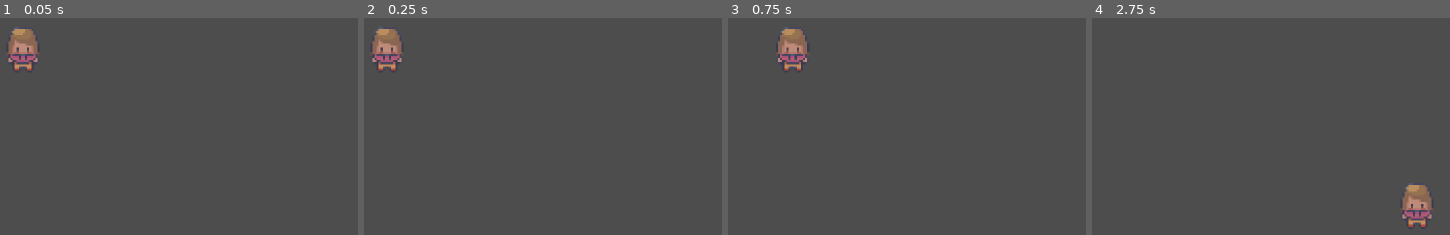
Above: before the commit, frames 1-4 (left to right).
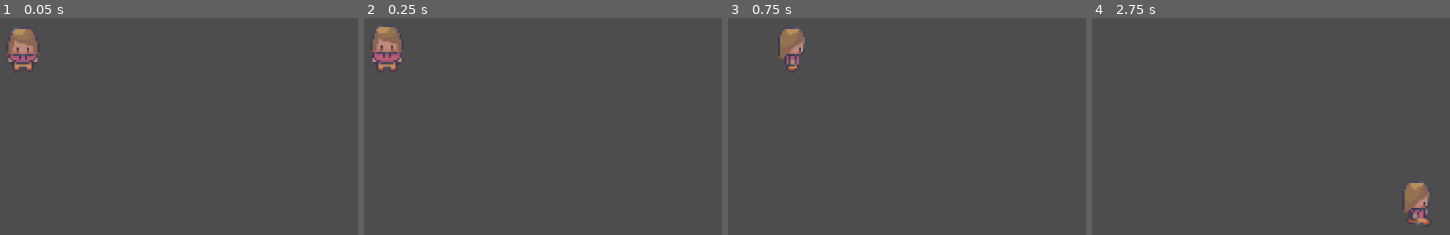
Above: after the commit, the same moments.

Repository: j-seaa/wakeup2
Game: Godot game, scene res://Levels/game_level.tscn
The game is run twice, just before and just after one commit, with the same random seed, the same clock (stepped at 60 frames per second) and the same inputs.
Inputs:
- Up to frame 1 (0.05 s): no input
- Up to frame 2 (0.25 s): no input
- Up to frame 3 (0.75 s): tap Enter at 0.5 s; hold D (right) from 0.53 s (still down)
- Up to frame 4 (2.75 s): release D (right) at 1.28 s; hold S (down) 1.28-2.03 s; hold D (right) from 2.03 s (still down)

Frame 1 is identical in both runs. In frame 2, 0.4% of the frame differs, in the area x 1-11%, y 3-20%; in frame 3, 0.7%; in frame 4, 0.9%, in the area x 86-96%, y 75-97%.

Commit message:
character walking now

Diff:
--- a/Character/Player.tscn
+++ b/Character/Player.tscn
@@ -382,224 +382,8 @@
 "speed": 10.0
 }]
 
-[sub_resource type="Animation" id="Animation_d7ts2"]
-resource_name = "STATE_walk_down"
-length = 0.4
-loop_mode = 1
-tracks/0/type = "value"
-tracks/0/imported = false
-tracks/0/enabled = true
-tracks/0/path = NodePath(".:frame")
-tracks/0/interp = 0
-tracks/0/loop_wrap = true
-tracks/0/keys = {
-"times": PackedFloat32Array(0, 0.0666667, 0.133333, 0.2, 0.266667, 0.333333, 0.4),
-"transitions": PackedFloat32Array(1, 1, 1, 1, 1, 1, 1),
-"update": 0,
-"values": [0, 1, 2, 3, 3, 4, 5]
-}
-
-[sub_resource type="Animation" id="Animation_fyvxp"]
-length = 0.001
-
-[sub_resource type="Animation" id="Animation_untlu"]
-resource_name = "STATE_walk_up"
-length = 0.4
-loop_mode = 1
-tracks/0/type = "value"
-tracks/0/imported = false
-tracks/0/enabled = true
-tracks/0/path = NodePath(".:frame")
-tracks/0/interp = 0
-tracks/0/loop_wrap = true
-tracks/0/keys = {
-"times": PackedFloat32Array(0, 0.0666667, 0.133333, 0.2, 0.266667, 0.333333, 0.4),
-"transitions": PackedFloat32Array(1, 1, 1, 1, 1, 1, 1),
-"update": 0,
-"values": [0, 1, 2, 3, 3, 4, 5]
-}
-
-[sub_resource type="Animation" id="Animation_67r0d"]
-resource_name = "STATE_walk_right"
-length = 0.4
-loop_mode = 1
-tracks/0/type = "value"
-tracks/0/imported = false
-tracks/0/enabled = true
-tracks/0/path = NodePath(".:frame")
-tracks/0/interp = 0
-tracks/0/loop_wrap = true
-tracks/0/keys = {
-"times": PackedFloat32Array(0, 0.0666667, 0.133333, 0.2, 0.266667, 0.333333, 0.4),
-"transitions": PackedFloat32Array(1, 1, 1, 1, 1, 1, 1),
-"update": 0,
-"values": [0, 1, 2, 3, 3, 4, 5]
-}
-
-[sub_resource type="Animation" id="Animation_7vluc"]
-resource_name = "STATE_walk_left"
-length = 0.4
-loop_mode = 1
-tracks/0/type = "value"
-tracks/0/imported = false
-tracks/0/enabled = true
-tracks/0/path = NodePath(".:frame")
-tracks/0/interp = 0
-tracks/0/loop_wrap = true
-tracks/0/keys = {
-"times": PackedFloat32Array(0, 0.0666667, 0.133333, 0.2, 0.266667, 0.333333, 0.4),
-"transitions": PackedFloat32Array(1, 1, 1, 1, 1, 1, 1),
-"update": 0,
-"values": [0, 1, 2, 3, 3, 4, 5]
-}
-
-[sub_resource type="Animation" id="Animation_ip21h"]
-resource_name = "STATE_idle_left"
-length = 0.4
-loop_mode = 1
-tracks/0/type = "value"
-tracks/0/imported = false
-tracks/0/enabled = true
-tracks/0/path = NodePath(".:frame")
-tracks/0/interp = 0
-tracks/0/loop_wrap = true
-tracks/0/keys = {
-"times": PackedFloat32Array(0, 0.0666667, 0.133333, 0.2, 0.266667, 0.333333, 0.4),
-"transitions": PackedFloat32Array(1, 1, 1, 1, 1, 1, 1),
-"update": 0,
-"values": [0, 1, 2, 3, 3, 4, 5]
-}
-
-[sub_resource type="Animation" id="Animation_jcnj2"]
-resource_name = "STATE_idle_right"
-length = 0.4
-loop_mode = 1
-tracks/0/type = "value"
-tracks/0/imported = false
-tracks/0/enabled = true
-tracks/0/path = NodePath(".:frame")
-tracks/0/interp = 0
-tracks/0/loop_wrap = true
-tracks/0/keys = {
-"times": PackedFloat32Array(0, 0.0666667, 0.133333, 0.2, 0.266667, 0.333333, 0.4),
-"transitions": PackedFloat32Array(1, 1, 1, 1, 1, 1, 1),
-"update": 0,
-"values": [0, 1, 2, 3, 3, 4, 5]
-}
-
-[sub_resource type="Animation" id="Animation_710mb"]
-resource_name = "STATE_idle_up"
-length = 0.4
-loop_mode = 1
-tracks/0/type = "value"
-tracks/0/imported = false
-tracks/0/enabled = true
-tracks/0/path = NodePath(".:frame")
-tracks/0/interp = 0
-tracks/0/loop_wrap = true
-tracks/0/keys = {
-"times": PackedFloat32Array(0, 0.0666667, 0.133333, 0.2, 0.266667, 0.333333, 0.4),
-"transitions": PackedFloat32Array(1, 1, 1, 1, 1, 1, 1),
-"update": 0,
-"values": [0, 1, 2, 3, 3, 4, 5]
-}
-
-[sub_resource type="Animation" id="Animation_5ddsa"]
-resource_name = "STATE_idle_down"
-length = 0.4
-loop_mode = 1
-tracks/0/type = "value"
-tracks/0/imported = false
-tracks/0/enabled = true
-tracks/0/path = NodePath(".:frame")
-tracks/0/interp = 0
-tracks/0/loop_wrap = true
-tracks/0/keys = {
-"times": PackedFloat32Array(0, 0.0666667, 0.133333, 0.2, 0.266667, 0.333333, 0.4),
-"transitions": PackedFloat32Array(1, 1, 1, 1, 1, 1, 1),
-"update": 0,
-"values": [0, 1, 2, 3, 3, 4, 5]
-}
-
-[sub_resource type="AnimationLibrary" id="AnimationLibrary_nkg0q"]
-_data = {
-&"RESET": SubResource("Animation_fyvxp"),
-&"STATE_idle_down": SubResource("Animation_5ddsa"),
-&"STATE_idle_left": SubResource("Animation_ip21h"),
-&"STATE_idle_right": SubResource("Animation_jcnj2"),
-&"STATE_idle_up": SubResource("Animation_710mb"),
-&"STATE_walk_down": SubResource("Animation_d7ts2"),
-&"STATE_walk_left": SubResource("Animation_7vluc"),
-&"STATE_walk_right": SubResource("Animation_67r0d"),
-&"STATE_walk_up": SubResource("Animation_untlu")
-}
-
 [sub_resource type="CircleShape2D" id="CircleShape2D_0gqio"]
 radius = 6.0
-
-[sub_resource type="AnimationNodeAnimation" id="AnimationNodeAnimation_65obu"]
-animation = &"STATE_idle_down"
-
-[sub_resource type="AnimationNodeAnimation" id="AnimationNodeAnimation_j0hsn"]
-animation = &"STATE_idle_up"
-
-[sub_resource type="AnimationNodeAnimation" id="AnimationNodeAnimation_1mfjq"]
-animation = &"STATE_idle_left"
-
-[sub_resource type="AnimationNodeAnimation" id="AnimationNodeAnimation_oxunh"]
-animation = &"STATE_idle_right"
-
-[sub_resource type="AnimationNodeBlendSpace2D" id="AnimationNodeBlendSpace2D_ipan7"]
-blend_point_0/node = SubResource("AnimationNodeAnimation_65obu")
-blend_point_0/pos = Vector2(0, 1.1)
-blend_point_1/node = SubResource("AnimationNodeAnimation_j0hsn")
-blend_point_1/pos = Vector2(0, -1)
-blend_point_2/node = SubResource("AnimationNodeAnimation_1mfjq")
-blend_point_2/pos = Vector2(-1, 0)
-blend_point_3/node = SubResource("AnimationNodeAnimation_oxunh")
-blend_point_3/pos = Vector2(1, 0)
-min_space = Vector2(-1, -1.1)
-max_space = Vector2(1, 1.1)
-
-[sub_resource type="AnimationNodeAnimation" id="AnimationNodeAnimation_ra8ds"]
-animation = &"STATE_walk_down"
-
-[sub_resource type="AnimationNodeAnimation" id="AnimationNodeAnimation_8i42s"]
-animation = &"STATE_walk_up"
-
-[sub_resource type="AnimationNodeAnimation" id="AnimationNodeAnimation_jpmuo"]
-animation = &"STATE_walk_left"
-
-[sub_resource type="AnimationNodeAnimation" id="AnimationNodeAnimation_hhpu1"]
-animation = &"STATE_walk_right"
-
-[sub_resource type="AnimationNodeBlendSpace2D" id="AnimationNodeBlendSpace2D_m1h0x"]
-blend_point_0/node = SubResource("AnimationNodeAnimation_ra8ds")
-blend_point_0/pos = Vector2(0, 1.1)
-blend_point_1/node = SubResource("AnimationNodeAnimation_8i42s")
-blend_point_1/pos = Vector2(0, -1.1)
-blend_point_2/node = SubResource("AnimationNodeAnimation_jpmuo")
-blend_point_2/pos = Vector2(-1, 0)
-blend_point_3/node = SubResource("AnimationNodeAnimation_hhpu1")
-blend_point_3/pos = Vector2(1, 0)
-min_space = Vector2(-1, -1.1)
-max_space = Vector2(1, 1.1)
-
-[sub_resource type="AnimationNodeStateMachineTransition" id="AnimationNodeStateMachineTransition_gloff"]
-advance_mode = 2
-
-[sub_resource type="AnimationNodeStateMachineTransition" id="AnimationNodeStateMachineTransition_fe3y6"]
-advance_mode = 2
-
-[sub_resource type="AnimationNodeStateMachineTransition" id="AnimationNodeStateMachineTransition_kbgrb"]
-advance_mode = 2
-
-[sub_resource type="AnimationNodeStateMachine" id="AnimationNodeStateMachine_wata2"]
-states/idle/node = SubResource("AnimationNodeBlendSpace2D_ipan7")
-states/idle/position = Vector2(334.667, 100.139)
-states/walk/node = SubResource("AnimationNodeBlendSpace2D_m1h0x")
-states/walk/position = Vector2(514.667, 98)
-transitions = ["idle", "walk", SubResource("AnimationNodeStateMachineTransition_gloff"), "walk", "idle", SubResource("AnimationNodeStateMachineTransition_fe3y6"), "Start", "idle", SubResource("AnimationNodeStateMachineTransition_kbgrb")]
 
 [node name="Player" type="CharacterBody2D"]
 script = ExtResource("1_schp4")
@@ -610,18 +394,6 @@
 animation = &"idle_down"
 autoplay = "idle_down"
 
-[node name="AnimationPlayer" type="AnimationPlayer" parent="AnimatedSprite2D"]
-libraries = {
-&"": SubResource("AnimationLibrary_nkg0q")
-}
-
 [node name="CollisionShape2D" type="CollisionShape2D" parent="."]
 position = Vector2(0, -8)
 shape = SubResource("CircleShape2D_0gqio")
-
-[node name="AnimationTree" type="AnimationTree" parent="."]
-root_node = NodePath("../AnimatedSprite2D")
-tree_root = SubResource("AnimationNodeStateMachine_wata2")
-anim_player = NodePath("../AnimatedSprite2D/AnimationPlayer")
-parameters/idle/blend_position = Vector2(0, 0)
-parameters/walk/blend_position = Vector2(0, 0)
--- a/Character/player.gd
+++ b/Character/player.gd
@@ -1,6 +1,9 @@
 extends CharacterBody2D
 
 @export var move_speed : float = 100
+@onready var sprite = $AnimatedSprite2D  # Reference to the sprite
+
+var last_direction = "down"  # Remember last direction faced
 
 func _physics_process(_delta):
 	#Get input direction
@@ -9,6 +12,27 @@
 		Input.get_action_strength("down") - Input.get_action_strength("up")
 	)
 
+	# Normalize for diagonal movement
+	if input_direction != Vector2.ZERO:
+		input_direction = input_direction.normalized()
+
+		# Update animations
+	if input_direction == Vector2.ZERO:
+		sprite.animation = "idle_" + last_direction
+	else:
+		if abs(input_direction.x) > abs(input_direction.y):
+			if input_direction.x > 0:
+				last_direction = "right"
+			else:
+				last_direction = "left"
+		else:
+			if input_direction.y > 0:
+				last_direction = "down"
+			else:
+				last_direction = "up"
+		sprite.animation = "walk_" + last_direction
+		sprite.play()
+
 	#Update Velocity
 	velocity = input_direction * move_speed
 
Not shown: 1 places in Character/Player.tscn that only renumber resources
